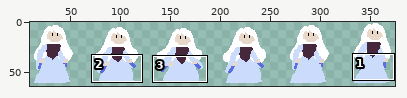
File history of a sprite sheet, assets/player/Idle.png. Above, an overview of the earlier version with the close-up marked.
Close-up. The starting point:
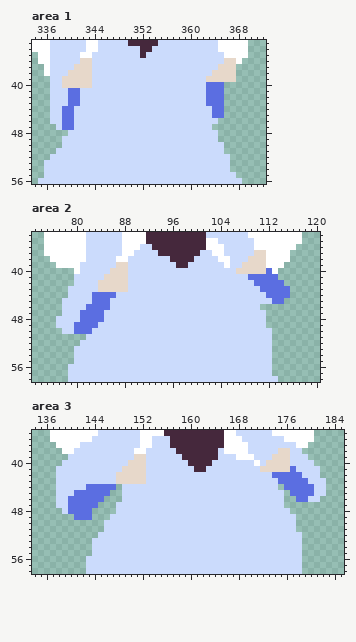
The file is 384x64 pixels. Shown: area 1: x 334..372, y 33..56; area 2: x 73..120, y 34..58; area 3: x 134..185, y 35..58. The wide view leaves out empty margins. The commit also changed other parts of the picture, which this record leaves out.
The result:
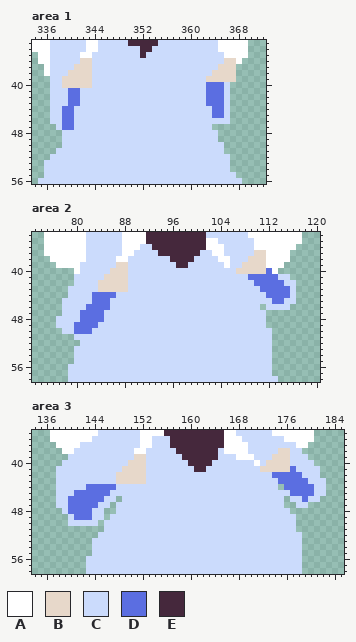
Palette (. is transparent): A #ffffff  B #e7d8ca  C #cbdbfc  D #5b6ee1  E #45283c
Changes in this commit:
--- area 1
@@ x 334..372 @@
 39 ...CCBBBBBCCCCCCCCCCCCCCCCCCCBBBBB.....
-40 ...CCBBBBBCCCCCCCCCCCCCCCCCCCDDD.......
-41 ...CCCDDCCCCCCCCCCCCCCCCCCCCCDDD.......
-42 ...CCCDDCCCCCCCCCCCCCCCCCCCCCDDD.......
-43 ...CCCDDCCCCCCCCCCCCCCCCCCCCCDDD.......
-44 ...CCDDCCCCCCCCCCCCCCCCCCCCCCCDD.......
-45 ...CCDDCCCCCCCCCCCCCCCCCCCCCCCDD.......
-46 ...CCDDCCCCCCCCCCCCCCCCCCCCCCCC........
+40 ...CCBBBBBCCCCCCCCCCCCCCCCCCCDDDC......
+41 ...CCCDDCCCCCCCCCCCCCCCCCCCCCDDDC......
+42 ...CCCDDCCCCCCCCCCCCCCCCCCCCCDDDC......
+43 ...CCCDDCCCCCCCCCCCCCCCCCCCCCDDDC......
+44 ...CCDDCCCCCCCCCCCCCCCCCCCCCCCDDC......
+45 ...CCDDCCCCCCCCCCCCCCCCCCCCCCCDDC......
+46 ...CCDDCCCCCCCCCCCCCCCCCCCCCCCCCC......
 47 ....CDDCCCCCCCCCCCCCCCCCCCCCCC.........
-48 ......CCCCCCCCCCCCCCCCCCCCCCCCC........
+48 .....CCCCCCCCCCCCCCCCCCCCCCCCCC........
 49 .....CCCCCCCCCCCCCCCCCCCCCCCCCC........
--- area 2
@@ x 110..118 @@
 40 BBDA.....
-41 DDDD.....
-42 DDDDD....
-43 CDDDDD...
-44 CCDDDD...
-45 CCCDD....
-46 C........
+41 DDDDCC...
+42 DDDDDCC..
+43 CDDDDDC..
+44 CCDDDDC..
+45 CCCDDCC..
+46 C.CCCC...
 47 CC.......
@@ x 78..83 @@
 50 CCDDDC
-51 ....CC
+51 ..CCCC
 52 ...CCC
--- area 3
@@ x 134..185 @@
 43 ....CCCCCCCCCCBBBBBCCCCCCCCCCCCCCCCCCCCCCDDDDDCCC...
-44 ....CCCCCDDDDD.CCCCCCCCCCCCCCCCCCCCCCCCCC.DDDDDCC...
-45 ....CCCDDDDDD..CCCCCCCCCCCCCCCCCCCCCCCCCCC.DDDDCC...
-46 ....CCDDDDDD...CCCCCCCCCCCCCCCCCCCCCCCCCCC..DDCC....
-47 ....CCDDDDD...CCCCCCCCCCCCCCCCCCCCCCCCCCCC..........
-48 .....CDDDD....CCCCCCCCCCCCCCCCCCCCCCCCCCCCC.........
-49 .......DDD...CCCCCCCCCCCCCCCCCCCCCCCCCCCCCCC........
-50 ............CCCCCCCCCCCCCCCCCCCCCCCCCCCCCCCC........
+44 ....CCCCCDDDDDCCCCCCCCCCCCCCCCCCCCCCCCCCC.DDDDDCC...
+45 ....CCCDDDDDDCCCCCCCCCCCCCCCCCCCCCCCCCCCCCCDDDDCC...
+46 ....CCDDDDDDCC.CCCCCCCCCCCCCCCCCCCCCCCCCCC.CCDCC....
+47 ....CCDDDDDCC.CCCCCCCCCCCCCCCCCCCCCCCCCCCC..CC......
+48 .....CDDDDCC..CCCCCCCCCCCCCCCCCCCCCCCCCCCCC.........
+49 ......CDDDCC.CCCCCCCCCCCCCCCCCCCCCCCCCCCCCCC........
+50 ......CCCCC.CCCCCCCCCCCCCCCCCCCCCCCCCCCCCCCC........
 51 ............CCCCCCCCCCCCCCCCCCCCCCCCCCCCCCCC........
Where, in picture pixels (left, top, right, bottom), the same in both close-ups:
added: (218, 82, 230, 124)
added: (62, 130, 68, 136)
added: (266, 274, 296, 310)
added: (74, 334, 86, 340)
added: (68, 484, 122, 526)
changed: (284, 490, 308, 508)
